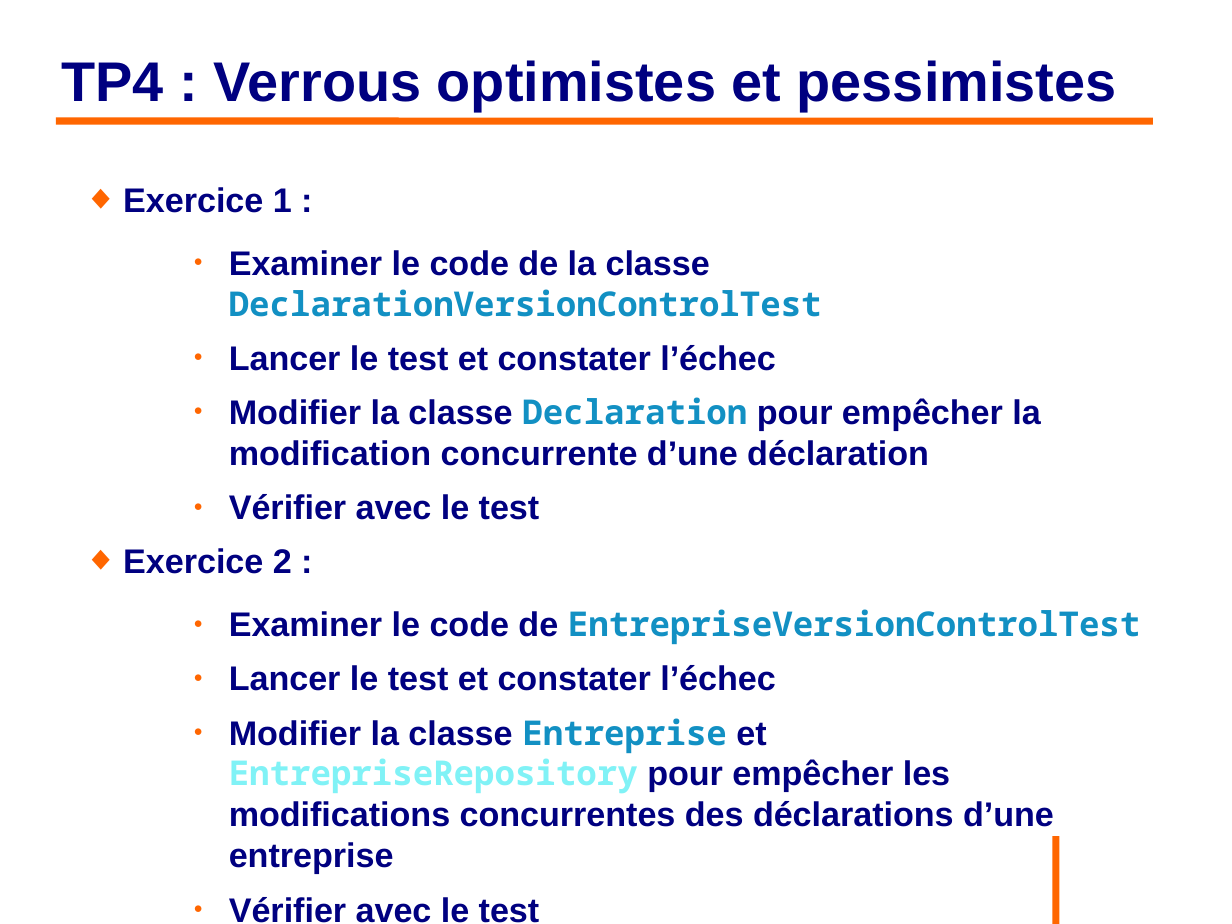
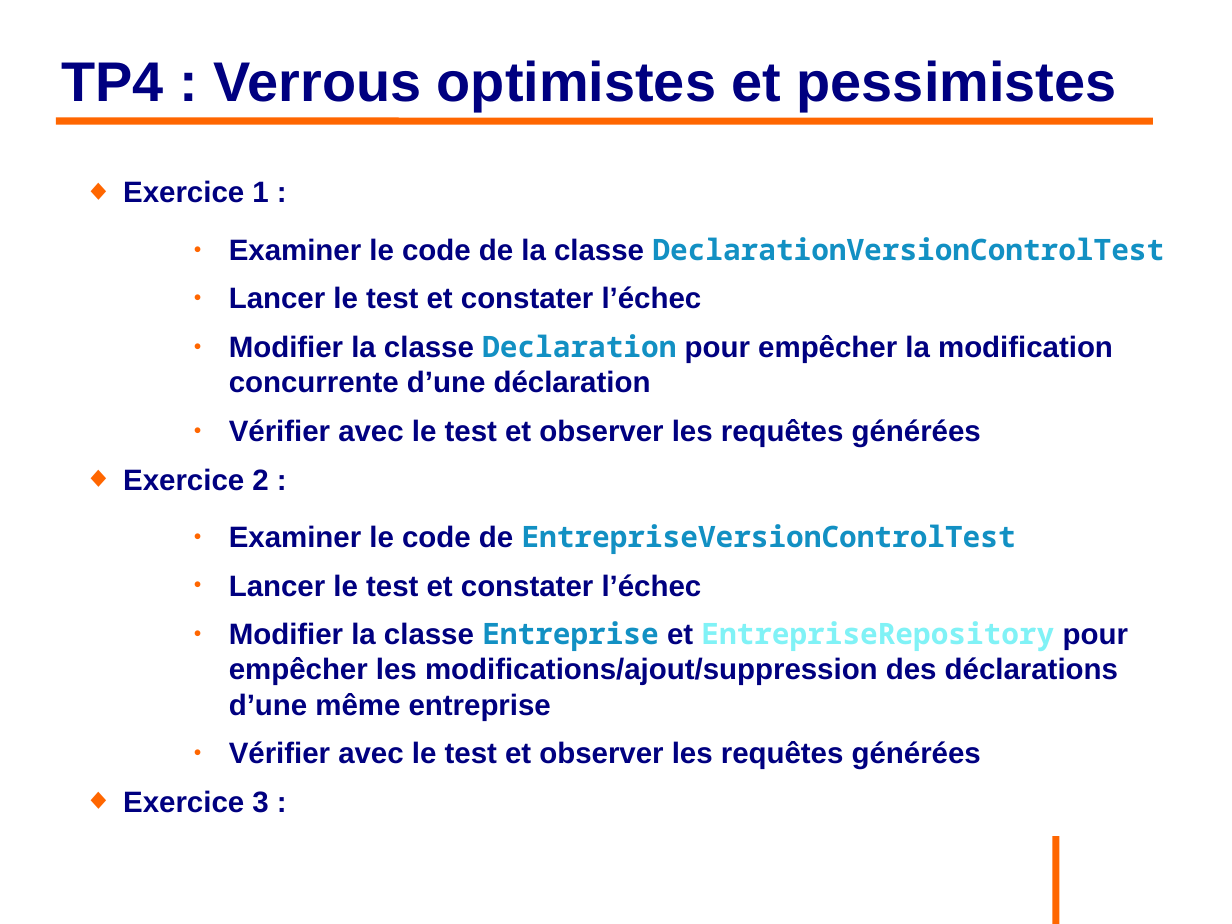
Before and after one commit to philphils/formation-hibernate-avancee, a slide deck: slide 108 of Documentation/diapo_formation_hibernate_avancee.odp (slide 105 before the commit). Drawn at 1232x924 pixels with LibreOffice and Linux fonts; fonts in the diff are those of the drawing; background and template pictures are left out. Boxes give left, top, right and bottom in pixels: in the first picture for what was removed or moved away, otherwise in the second. Text is boxed around its words. In the diff, an @@ line names an element or a change of style, - is before the commit and + after.

Commit message:
Finalisation partie verrou TP4

```diff
--- a/Documentation/diapo_formation_hibernate_avancee.odp
+++ b/Documentation/diapo_formation_hibernate_avancee.odp
@@ text at (123, 180, 1165, 597): size 22 to 19 pt in "Exercice 1 :", "Examiner le code de la classe DeclarationVersionControlTest", "Lancer le test et constater l’échec", "Modifier la classe Declaration pour empêcher la ..." and 4 more places @@
@@ text at (229, 419, 981, 447): text changed; size 22 to 19 pt @@
-    ● Vérifier avec le test
+    ● Vérifier avec le test et observer les requêtes générées
@@ text at (229, 621, 1128, 769): text changed; size 22 to 19 pt @@
-    ● Modifier la classe Entreprise et EntrepriseRepository pour empêcher les modifications concurrentes des déclarations d’une entreprise
-    ● Vérifier avec le test
+    ● Modifier la classe Entreprise et EntrepriseRepository pour empêcher les modifications/ajout/suppression des déclarations d’une même entreprise
+    ● Vérifier avec le test et observer les requêtes générées
```
Also in this commit, not shown: 2 other slides changed, 3 slides added.
